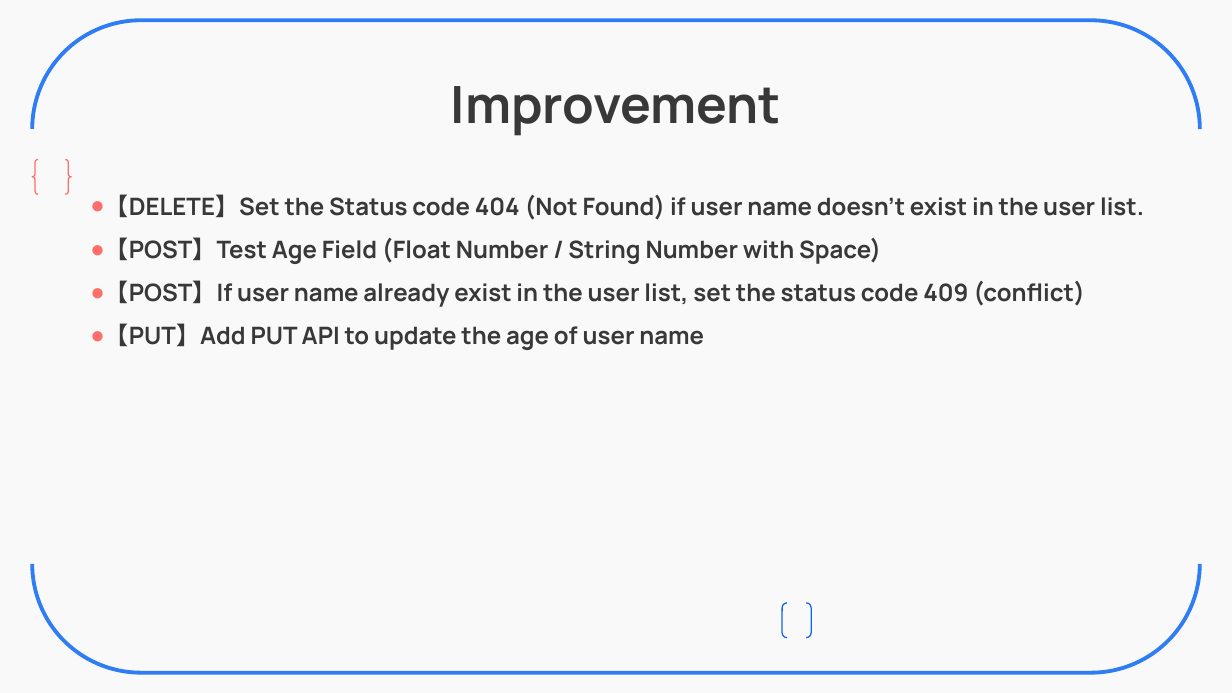
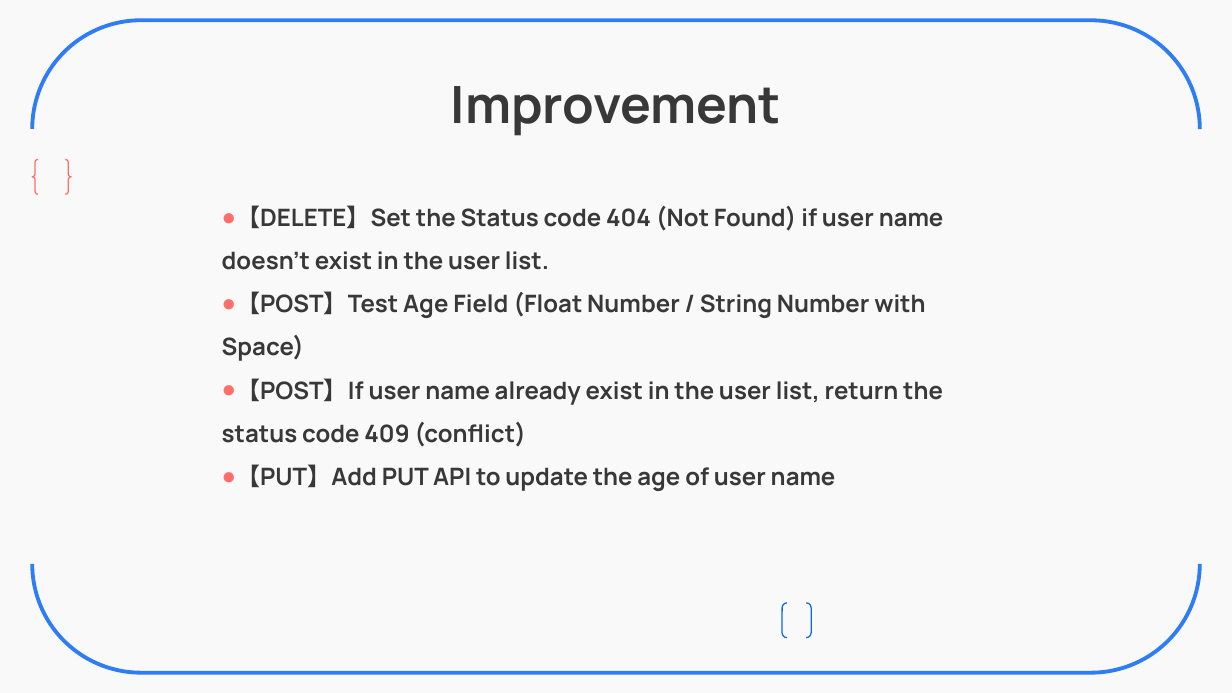
Before and after one commit to ZavierHuang/RESTFUL-API-DESIGN, a slide deck: slide 4 of 黃昱叡_和碩線下測驗_UnitTest_Restful_V2.pptx. Drawn at 1232x693 pixels with LibreOffice and Linux fonts; fonts in the diff are those of the drawing. Boxes give left, top, right and bottom in pixels: in the first picture for what was removed or moved away, otherwise in the second. Text is boxed around its words. In the diff, an @@ line names an element or a change of style, - is before the commit and + after.

```diff
--- a/黃昱叡_和碩線下測驗_UnitTest_Restful_V2.pptx
+++ b/黃昱叡_和碩線下測驗_UnitTest_Restful_V2.pptx
@@ text "【DELETE】Set the Status code 404 ...": place and size @@
-text "【DELETE】Set the Status code 404 ..." at (105,194,1144,350)
+text "【DELETE】Set the Status code 404 ..." at (222,205,944,491)
@@ text at (222,378,943,447): text changed @@
-● 【POST】If user name already exist in the user list, set the status code 409 (conflict)
+● 【POST】If user name already exist in the user list, return the status code 409 (conflict)
```
Also in this commit, not shown: 4 other slides changed, 1 slide added.
